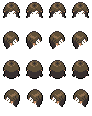
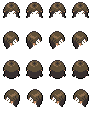
Two versions of the same layered image (92px x 116px). Layer-by-layer changes:
renamed "Layer 1" to "Long Hair", painted on it over [5, 5, 87, 64]
